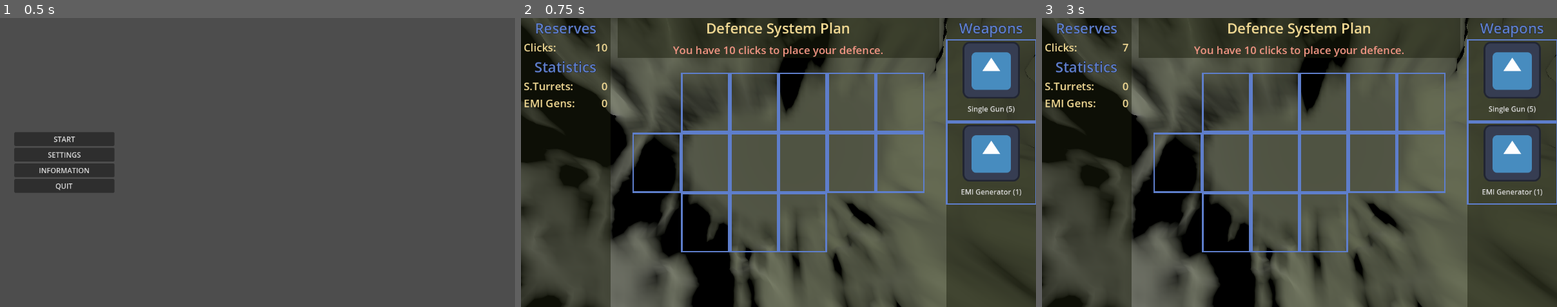
Above: before the commit, frames 1-3 (left to right).
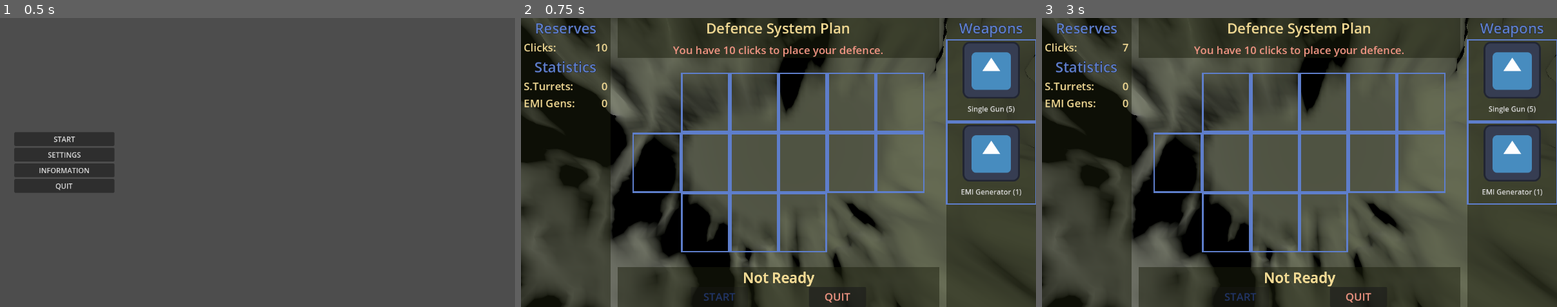
Above: after the commit, the same moments.

Repository: gshadows/Defence-of-Five
Game: Godot game, scene res://main.tscn
Two runs of this game, one before a commit and one after it. Both use one fixed random seed, a clock stepped at 60 frames per second and the inputs below. The engine's default icon, where the game draws it, is replaced by a stand-in: a white triangle on a blue panel in a dark square.
Inputs (mouse positions are in pixels of both pictures, inside the frame that each line leads up to):
- Up to frame 1 (0.5 s): no input
- Up to frame 2 (0.75 s): click "START" at 0.5 s
- Up to frame 3 (3 s): click (1227, 101) at 1.25 s; click (1273, 101) at 2 s; click (1325, 101) at 2.75 s

Frame 1 is identical in both runs. In frame 2, 6.2% of the frame differs, in the area x 18-82%, y 86-100%; in frame 3, 6.2%.

Commit message:
Finished mission planner work. TODO: icons

Diff:
--- a/config/translations.csv
+++ b/config/translations.csv
@@ -35,3 +35,6 @@
 CLICKS, Clicks:, Кликов:
 TURR1S, S.Turrets:, Од.Пушек
 EMIS, EMI Gens:, Э/М Ген-ров:
+NOT_READY,Not Ready,Не Готов
+READY,Ready!,Готов!
+GAME_OVER,Gave Over,Игра Окончена
--- a/game.gd
+++ b/game.gd
@@ -2,6 +2,7 @@
 
 signal paused
 signal started
+signal quit
 
 var active := false
 
@@ -33,7 +34,10 @@
 	get_tree().paused = true
 	paused.emit()
 
-
 func start():
 	get_tree().paused = false
 	started.emit()
+
+func quitgame():
+	get_tree().paused = true
+	quit.emit()
--- a/main.gd
+++ b/main.gd
@@ -11,6 +11,7 @@
 	#DisplayServer.window_set_vsync_mode(DisplayServer.VSYNC_ENABLED)
 	Game.paused.connect(_on_paused)
 	Game.started.connect(_on_started)
+	Game.quit.connect(_on_quit_game)
 	Game.pause()
 	menu.quit.connect(func(): get_tree().quit(0))
 
@@ -21,3 +22,7 @@
 
 func _on_started():
 	menu.visible = false
+
+func _on_quit_game():
+	menu.visible = true
+	menu.show_main()
--- /dev/null
+++ b/maps/map-01.gd
@@ -0,0 +1,18 @@
+extends Node3D
+
+
+var _objects = []
+
+
+func _on_top_view_planner_quit():
+	Game.quitgame()
+	queue_free()
+
+func _on_top_view_planner_start(setup):
+	$TopViewPlanner.queue_free()
+	$Sun.visible = true
+	_create_objects(setup)
+
+
+func _create_objects(setup):
+	pass
--- a/maps/map-01.tscn
+++ b/maps/map-01.tscn
@@ -1,11 +1,13 @@
-[gd_scene load_steps=4 format=3 uid="uid://dnqcsnrv4k6fe"]
+[gd_scene load_steps=5 format=3 uid="uid://dnqcsnrv4k6fe"]
 
+[ext_resource type="Script" path="res://maps/map-01.gd" id="1_jatko"]
 [ext_resource type="PackedScene" uid="uid://dyf75pk8uh8b7" path="res://objects/landscape/landscape.tscn" id="1_ke4h4"]
 [ext_resource type="Environment" uid="uid://n4nlchsj7tv7" path="res://config/enviroment_day.tres" id="1_x6fik"]
 [ext_resource type="PackedScene" uid="uid://dt08fx6a1pu5a" path="res://objects/top_view_planner.tscn" id="3_xldbd"]
 
 [node name="Map01" type="Node3D"]
 process_mode = 1
+script = ExtResource("1_jatko")
 
 [node name="Sun" type="DirectionalLight3D" parent="."]
 transform = Transform3D(-0.567765, -0.738107, 0.364474, 0.0414948, 0.416533, 0.908173, -0.822144, 0.530753, -0.205866, 0, 250, 0)
@@ -25,3 +27,6 @@
 light_energy = 6.657
 light_indirect_energy = 0.0
 light_volumetric_fog_energy = 0.0
+
+[connection signal="quit" from="TopViewPlanner" to="." method="_on_top_view_planner_quit"]
+[connection signal="start" from="TopViewPlanner" to="." method="_on_top_view_planner_start"]
--- a/objects/top_view_planner.gd
+++ b/objects/top_view_planner.gd
@@ -1,11 +1,21 @@
+class_name TopViewPlanner
 extends Node3D
+
+signal quit
+signal start(setup)
 
 @onready var _grid := %GridContainer
 @onready var _but_turr1 := %Turret1
 @onready var _but_emi := %EmiGenerator
+@onready var _but_start := %ButStart
+@onready var _but_quit := %ButQuit
+
 @onready var _clicks_count := %ClicksCount
 @onready var _turr1_count := %Turr1sCount
 @onready var _emi_count := %EmisCount
+@onready var _footer_not_ready := %FooterNotReady
+@onready var _footer_ready := %FooterReady
+@onready var _footer_game_over := %FooterGameOver
 
 @onready var _sfx := $SfxPlayer
 @onready var _snd_select = preload("res://audio/MenuClick - 448080__breviceps__wet-click.wav")
@@ -15,18 +25,20 @@
 var _icon_turr1 := preload("res://sprites/icon.svg")
 var _icon_emi := preload("res://sprites/icon.svg")
 
+const MAX_OBJECTS = 5
+
 var _placed_turr1 := 0
 var _placed_emi := 0
 var _left_turr1 := 5
 var _left_emi := 1
 var _count_set := 0
-var _clicks_left := 10
+var _clicks_left := MAX_OBJECTS * 2
 var _selected := W.NONE
 
 enum W { NONE, TURR1, EMI }
 const SIZE_X := 6
 const SIZE_Y := 3
-var setup := [
+var _setup := [
 	W.NONE, W.NONE, W.NONE, W.NONE, W.NONE, W.NONE,
 	W.NONE, W.NONE, W.NONE, W.NONE, W.NONE, W.NONE,
 	W.NONE, W.NONE, W.NONE, W.NONE, W.NONE, W.NONE,
@@ -50,6 +62,8 @@
 	_turr1_count.text = str(_placed_turr1, ' ')
 	_but_emi.text = _trans("EMIGEN", _left_emi)
 	_emi_count.text = str(_placed_emi, ' ')
+	if _count_set == MAX_OBJECTS:
+		_footer_ready.visible = true
 
 
 func _trans(key: String, num: int) -> String:
@@ -71,20 +85,24 @@
 	_clicks_left -= 1
 	_clicks_count.text = str(_clicks_left, ' ')
 	_deselect()
+	if _clicks_left <= 0:
+		_footer_not_ready.visible = false
+		if _count_set < 1:
+			_footer_game_over.visible = true
 	return true
 
 
 func _on_turret_1_pressed():
 	if not _do_click(): return
 	_selected = W.TURR1
-	_but_turr1.self_modulate = Color.hex(0xF39684)
+	_but_turr1.self_modulate = Color.hex(0x5E7ECB)
 	_play_selected()
 
 
 func _on_emi_generator_pressed():
 	if not _do_click(): return
 	_selected = W.EMI
-	_but_emi.self_modulate = Color.hex(0xF39684)
+	_but_emi.self_modulate = Color.hex(0x5E7ECB)
 	_play_selected()
 
 
@@ -102,22 +120,38 @@
 
 
 func _on_grid_pressed(x: int, y: int, but: BaseButton):
+	var sel = _selected
 	if not _do_click(): return
 	_play_place()
+	if sel == W.NONE: return
 	var index = y * SIZE_X + x
-	match _selected:
+	match sel:
+		W.TURR1:
+			_left_turr1 -= 1
+			if _left_turr1 < 1:
+				_but_turr1.visible = false
+			if _setup[index] != sel:
+				_placed_turr1 += 1
+			but.texture_normal = _icon_turr1
 		W.EMI:
-			if _left_turr1 < 1: return
-			_left_turr1 -= 1
-			if setup[index] != _selected:
-				_placed_turr1 += 1
-			but.icon = _icon_turr1
-		W.TURR1:
-			if _left_emi < 1: return
 			_left_emi -= 1
-			if setup[index] != _selected:
+			if _left_emi < 1:
+				_but_emi.visible = false
+			if _setup[index] != sel:
 				_placed_emi += 1
-			but.icon = _icon_emi
-	setup[index] = _selected
+			but.texture_normal = _icon_emi
+	_setup[index] = sel
 	_count_set += 1
+	_footer_not_ready.visible = false
+	_but_start.disabled = false
 	_update_counts()
+
+
+func _on_but_start_pressed():
+	_play_place()
+	start.emit(_setup)
+
+
+func _on_but_quit_pressed():
+	_play_place()
+	quit.emit()
--- a/objects/top_view_planner.tscn
+++ b/objects/top_view_planner.tscn
@@ -27,6 +27,39 @@
 [node name="Camera3D" type="Camera3D" parent="."]
 transform = Transform3D(1, 0, 0, 0, -4.37114e-08, 1, 0, -1, -4.37114e-08, 0, 1, 0)
 fov = 90.0
+
+[node name="HeaderRect" type="ColorRect" parent="."]
+anchors_preset = 5
+anchor_left = 0.5
+anchor_right = 0.5
+offset_left = -360.0
+offset_right = 360.0
+offset_bottom = 89.0
+grow_horizontal = 2
+color = Color(0.105882, 0.117647, 0.0509804, 0.501961)
+
+[node name="Header" type="Label" parent="HeaderRect"]
+layout_mode = 1
+anchors_preset = 15
+anchor_right = 1.0
+anchor_bottom = 1.0
+grow_horizontal = 2
+grow_vertical = 2
+text = "PLAN_TITLE"
+label_settings = SubResource("LabelSettings_uo52u")
+horizontal_alignment = 1
+
+[node name="Description" type="Label" parent="HeaderRect"]
+layout_mode = 1
+anchors_preset = 15
+anchor_right = 1.0
+anchor_bottom = 1.0
+grow_horizontal = 2
+grow_vertical = 2
+text = "PLAN_SUBTITLE"
+label_settings = SubResource("LabelSettings_mbylg")
+horizontal_alignment = 1
+vertical_alignment = 2
 
 [node name="GridContainer" type="GridContainer" parent="."]
 unique_name_in_owner = true
@@ -375,39 +408,6 @@
 border_width = 4.0
 editor_only = false
 
-[node name="HeaderRect" type="ColorRect" parent="."]
-anchors_preset = 5
-anchor_left = 0.5
-anchor_right = 0.5
-offset_left = -360.0
-offset_right = 360.0
-offset_bottom = 89.0
-grow_horizontal = 2
-color = Color(0.105882, 0.117647, 0.0509804, 0.501961)
-
-[node name="Header" type="Label" parent="HeaderRect"]
-layout_mode = 1
-anchors_preset = 15
-anchor_right = 1.0
-anchor_bottom = 1.0
-grow_horizontal = 2
-grow_vertical = 2
-text = "PLAN_TITLE"
-label_settings = SubResource("LabelSettings_uo52u")
-horizontal_alignment = 1
-
-[node name="Description" type="Label" parent="HeaderRect"]
-layout_mode = 1
-anchors_preset = 15
-anchor_right = 1.0
-anchor_bottom = 1.0
-grow_horizontal = 2
-grow_vertical = 2
-text = "PLAN_SUBTITLE"
-label_settings = SubResource("LabelSettings_mbylg")
-horizontal_alignment = 1
-vertical_alignment = 2
-
 [node name="WeaponsRect" type="ColorRect" parent="."]
 anchors_preset = 11
 anchor_left = 1.0
@@ -557,6 +557,87 @@
 label_settings = SubResource("LabelSettings_iqlgw")
 horizontal_alignment = 2
 
+[node name="FooterRect" type="ColorRect" parent="."]
+anchors_preset = 7
+anchor_left = 0.5
+anchor_top = 1.0
+anchor_right = 0.5
+anchor_bottom = 1.0
+offset_left = -360.0
+offset_top = -89.0
+offset_right = 360.0
+grow_horizontal = 2
+grow_vertical = 0
+color = Color(0.105882, 0.117647, 0.0509804, 0.501961)
+
+[node name="FooterNotReady" type="Label" parent="FooterRect"]
+unique_name_in_owner = true
+layout_mode = 1
+anchors_preset = 15
+anchor_right = 1.0
+anchor_bottom = 1.0
+grow_horizontal = 2
+grow_vertical = 2
+text = "NOT_READY"
+label_settings = SubResource("LabelSettings_uo52u")
+horizontal_alignment = 1
+
+[node name="FooterReady" type="Label" parent="FooterRect"]
+unique_name_in_owner = true
+layout_mode = 1
+anchors_preset = 15
+anchor_right = 1.0
+anchor_bottom = 1.0
+grow_horizontal = 2
+grow_vertical = 2
+text = "NOT_READY"
+label_settings = SubResource("LabelSettings_uo52u")
+horizontal_alignment = 1
+
+[node name="FooterGameOver" type="Label" parent="FooterRect"]
+unique_name_in_owner = true
+layout_mode = 1
+anchors_preset = 15
+anchor_right = 1.0
+anchor_bottom = 1.0
+grow_horizontal = 2
+grow_vertical = 2
+text = "NOT_READY"
+label_settings = SubResource("LabelSettings_uo52u")
+horizontal_alignment = 1
+
+[node name="Description" type="HBoxContainer" parent="FooterRect"]
+layout_mode = 1
+anchors_preset = 15
+anchor_right = 1.0
+anchor_bottom = 1.0
+offset_top = 44.0
+grow_horizontal = 2
+grow_vertical = 2
+alignment = 1
+
+[node name="ButStart" type="Button" parent="FooterRect/Description"]
+unique_name_in_owner = true
+custom_minimum_size = Vector2(128, 0)
+layout_mode = 2
+theme_override_colors/font_color = Color(0.368627, 0.494118, 0.796078, 1)
+theme_override_colors/font_disabled_color = Color(0.129412, 0.203922, 0.396078, 1)
+theme_override_font_sizes/font_size = 24
+disabled = true
+text = "START"
+
+[node name="Separator" type="Control" parent="FooterRect/Description"]
+custom_minimum_size = Vector2(128, 0)
+layout_mode = 2
+
+[node name="ButQuit" type="Button" parent="FooterRect/Description"]
+unique_name_in_owner = true
+custom_minimum_size = Vector2(128, 0)
+layout_mode = 2
+theme_override_colors/font_color = Color(0.952941, 0.588235, 0.517647, 1)
+theme_override_font_sizes/font_size = 24
+text = "QUIT"
+
 [node name="SfxPlayer" type="AudioStreamPlayer" parent="."]
 bus = &"SFX"
 
@@ -565,3 +646,7 @@
 [connection signal="pressed" from="WeaponsRect/WeaponsList/Turret1" to="." method="_on_turret_1_pressed"]
 [connection signal="mouse_entered" from="WeaponsRect/WeaponsList/EmiGenerator" to="." method="_play_hover"]
 [connection signal="pressed" from="WeaponsRect/WeaponsList/EmiGenerator" to="." method="_on_emi_generator_pressed"]
+[connection signal="mouse_entered" from="FooterRect/Description/ButStart" to="." method="_play_hover"]
+[connection signal="pressed" from="FooterRect/Description/ButStart" to="." method="_on_but_start_pressed"]
+[connection signal="mouse_entered" from="FooterRect/Description/ButQuit" to="." method="_play_hover"]
+[connection signal="pressed" from="FooterRect/Description/ButQuit" to="." method="_on_but_quit_pressed"]
